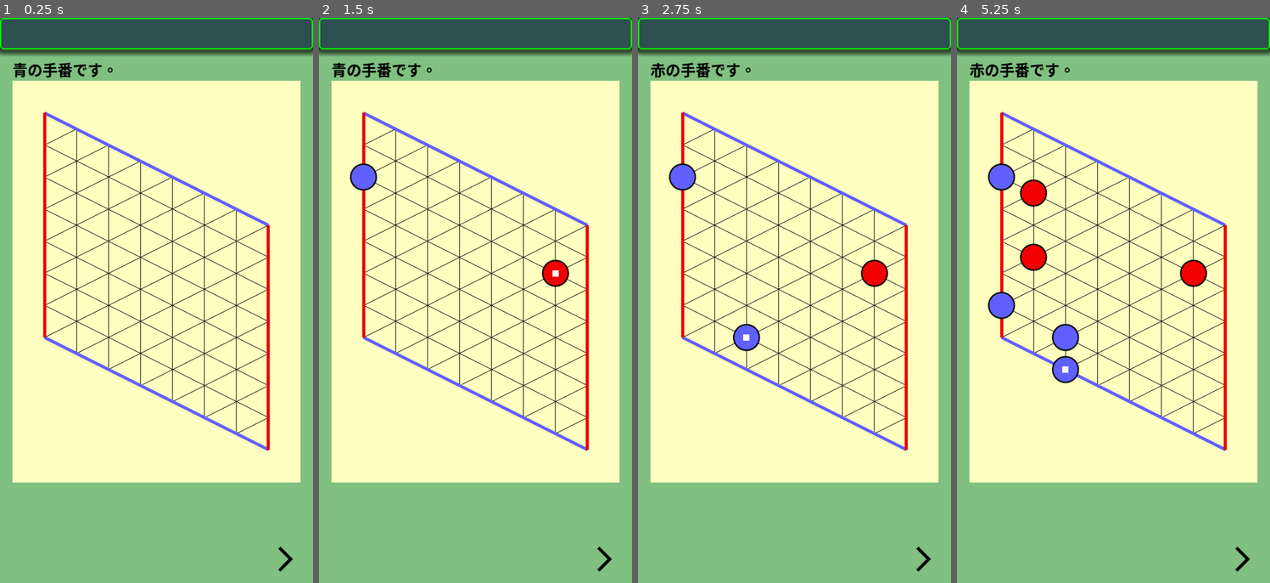
Above: before the commit, frames 1-4 (left to right).
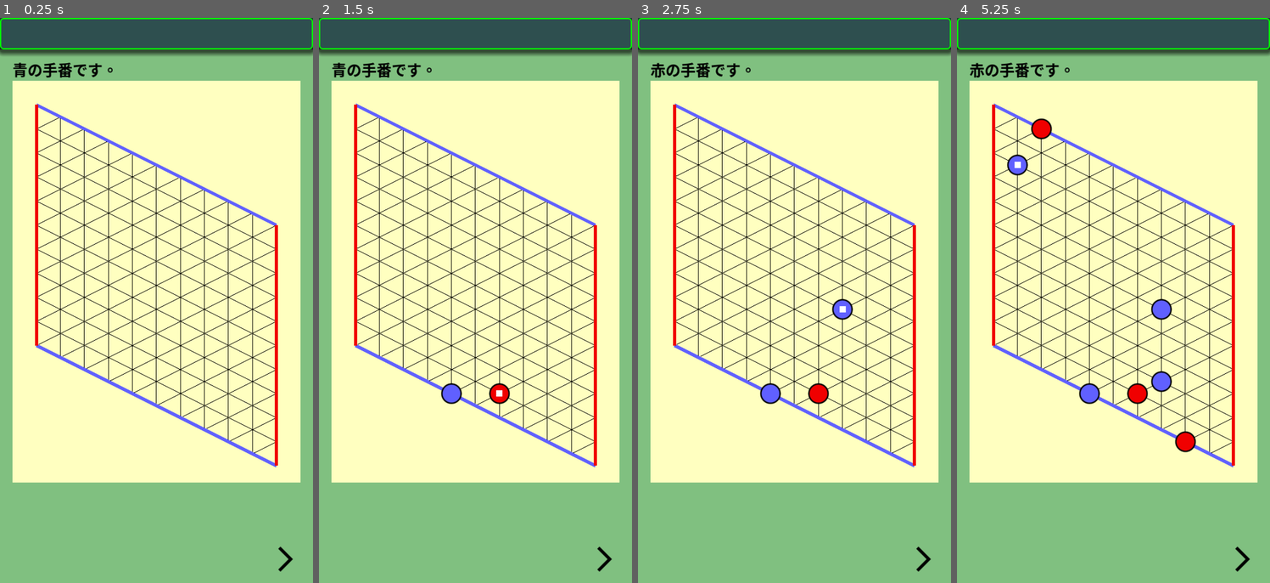
Above: after the commit, the same moments.

Repository: vivisuke/HexGame
Game: Godot game, scene res://main.tscn
Two runs of this game, one before a commit and one after it. Both use one fixed random seed, a clock stepped at 60 frames per second and the inputs below.
Inputs (mouse positions are in pixels of both pictures, inside the frame that each line leads up to):
- Up to frame 1 (0.25 s): no input
- Up to frame 2 (1.5 s): click (603, 560) at 0.5 s; click (603, 560) at 1.25 s
- Up to frame 3 (2.75 s): click (922, 560) at 2 s
- Up to frame 4 (5.25 s): tap Enter at 2.75, 4.25 s; tap Space at 3.5, 5 s

The runs differ from the first frame. In frame 1, 10% of the frame differs, in the area x 11-89%, y 15-80%; in frame 2, 11%; in frame 3, 11%; in frame 4, 13%, in the area x 9-89%, y 15-80%.

Commit message:
0027 ◎ C 01/24 01/25 0.001│ToDo│Board.copy_from(src)

Diff:
--- a/hexgame/scripts/Board.gd
+++ b/hexgame/scripts/Board.gd
@@ -4,7 +4,7 @@
 enum {
 	EMPTY = 0, BLACK, WHITE, WALL
 }
-const N_HORZ = 8
+const N_HORZ = 11
 const ARY_WIDTH = N_HORZ + 1
 const ARY_HEIGHT = N_HORZ + 2
 const ARY_SIZE = ARY_WIDTH * ARY_HEIGHT
@@ -24,13 +24,16 @@
 
 func _init():
 	m_cells.resize(ARY_SIZE)
-	m_cells.fill(WALL)
 	m_visited.resize(ARY_SIZE)
 	m_dist.resize(ARY_SIZE)
 	m_path.resize(ARY_SIZE)
+	m_cells.fill(WALL)
 	for y in range(N_HORZ):
 		for x in range(N_HORZ):
 			m_cells[xyToIndex(x, y)] = EMPTY
+func copy_from(s):
+	m_cells = s.m_cells.duplicate()
+
 func print():
 	for y in range(N_HORZ):
 		var txt = ""
Not shown, changed: HexGame.spr
